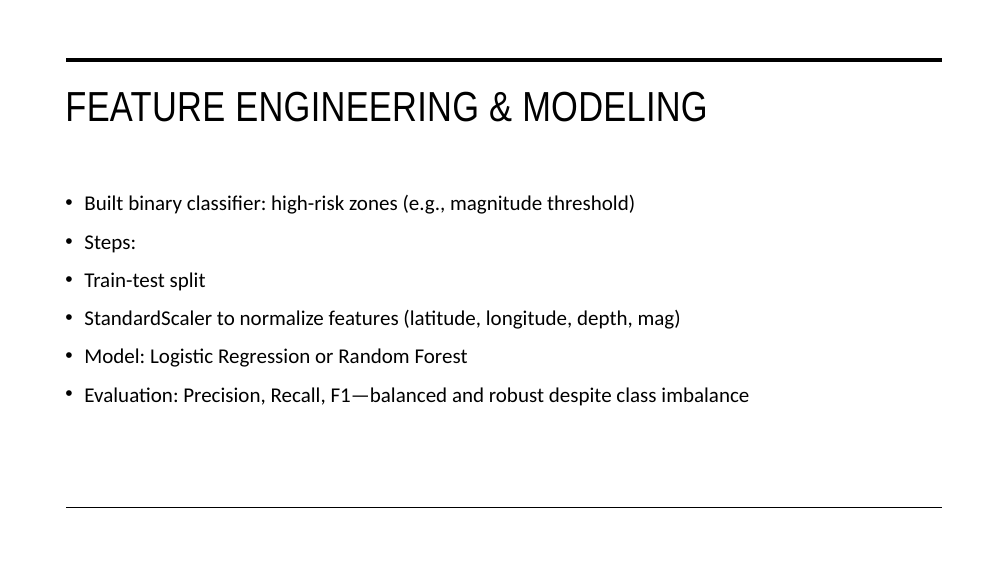
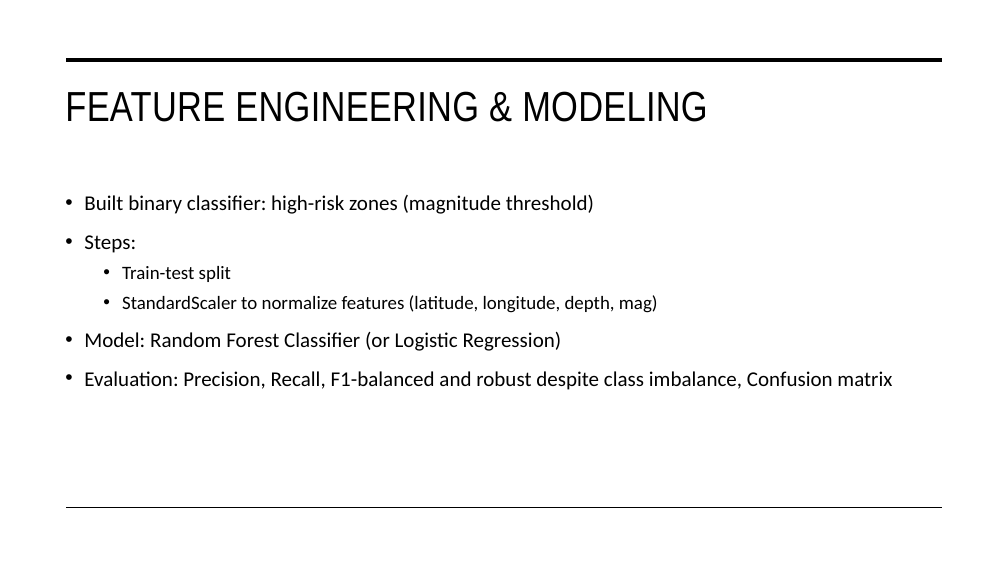
Before and after one commit to Prasanna2989/earthquake-risk-mapping, a slide deck: slide 6 of Presentation/Erathquake-risk-mapping.pptx. Drawn at 1008x567 pixels with LibreOffice and Linux fonts; fonts in the diff are those of the drawing. Boxes give left, top, right and bottom in pixels: in the first picture for what was removed or moved away, otherwise in the second. Text is boxed around its words. In the diff, an @@ line names an element or a change of style, - is before the commit and + after.

```diff
--- a/Presentation/Erathquake-risk-mapping.pptx
+++ b/Presentation/Erathquake-risk-mapping.pptx
@@ text at (84,195,594,214): text changed @@
-• Built binary classifier: high-risk zones (e.g., magnitude threshold)
+• Built binary classifier: high-risk zones (magnitude threshold)
@@ text at (122,266,658,313): size 20 to 18 pt in "Train-test split", "StandardScaler to normalize features (latitude, longitude, d ..."; list level 1 to 2 in "Train-test split"; list level 1 to 2 in "StandardScaler to normalize features (latitude, ..." @@
@@ text at (84,332,892,390): text changed @@
-• Model: Logistic Regression or Random Forest
-• Evaluation: Precision, Recall, F1—balanced and robust despite class imbalance
+• Model: Random Forest Classifier (or Logistic Regression)
+• Evaluation: Precision, Recall, F1-balanced and robust despite class imbalance, Confusion matrix
```
Also in this commit, not shown: 1 other slide changed, 6 other files.
